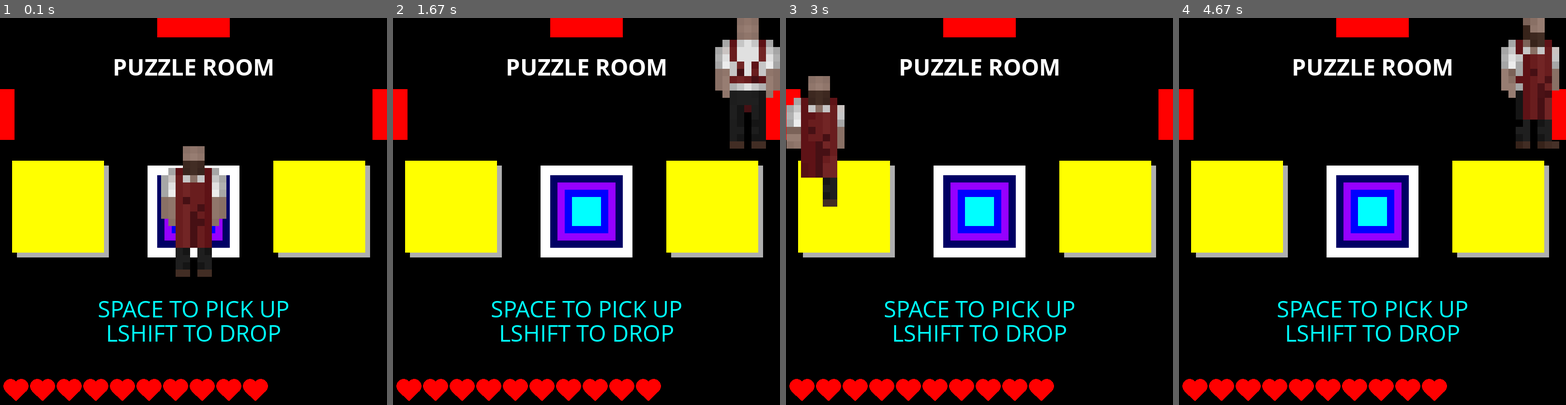
Above: before the commit, frames 1-4 (left to right).
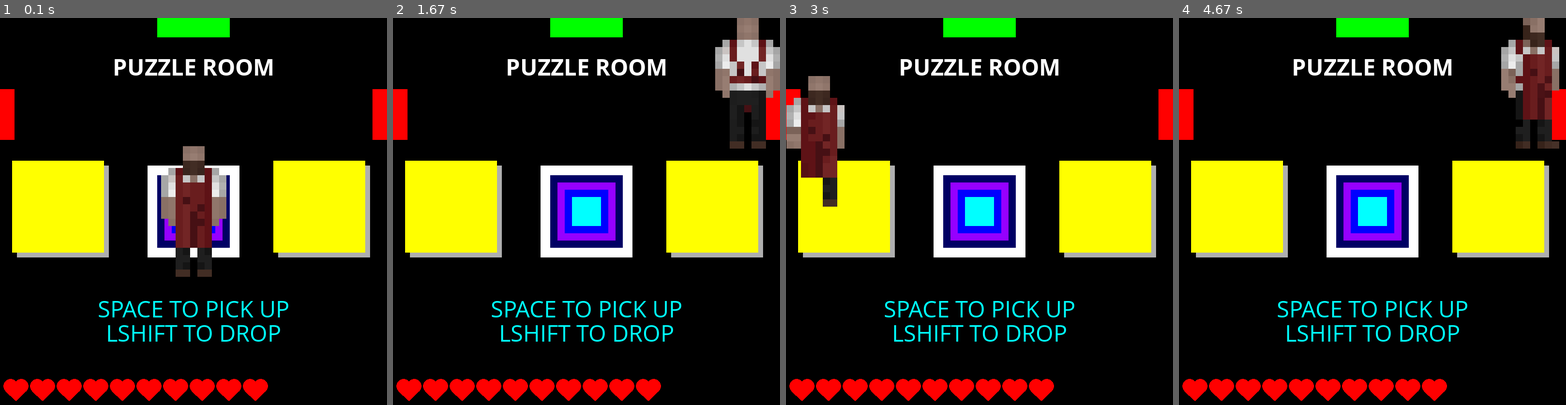
Above: after the commit, the same moments.

Repository: GetInk/useless_magnets
Game: pygame game, started from main.py
Same seed, same stepped clock (60 frames per second), same inputs: the game is played once before the commit and once after it.
Inputs:
- Up to frame 1 (0.1 s): no input
- Up to frame 2 (1.67 s): tap Space at 0.33 s; hold Right 0.67-1.13 s; hold Up 1.17-1.47 s
- Up to frame 3 (3 s): tap Shift at 2 s; hold Left 2.33-2.87 s; hold Down from 2.9 s (still down)
- Up to frame 4 (4.67 s): release Down at 3.2 s; hold Up 3.67-4.03 s; hold Right from 4.07 s (still down)

The runs differ from the first frame. In frame 1, 0.9% of the frame differs, in the area x 40-60%, y 0-5%; in frame 2, 0.9%; in frame 3, 0.9%; in frame 4, 0.9%.

Commit message:
Fixed bugs

Diff:
--- a/main.py
+++ b/main.py
@@ -113,7 +113,7 @@
 movementMod = [0, 0, 0, 0]
 nearestItem = []
 doors = []
-pickableItems = ["item", "pedistalBlock", "door"]
+pickableItems = ["item", "pedistalBlock", "door", "heal"]
 anounceUnlocking = Timer()
 anounceDeath = Timer()
 damageTimer = Timer()
@@ -207,10 +207,24 @@
                                                             pedistalItem.remove(INITEM)
                                             else:
                                                 pedistalItem.remove(inTaken)
-                if isItem != "door":
+                if isItem != "door" and isItem != "heal":
                     doTake = False
                     current.holding += weight
                     current.itemsB.append(takeItem)
+                    for inItemsR in range(0, len(where.itemsR)):
+                        if takeItem == where.itemsR[inItemsR]:
+                            del where.itemsR[inItemsR]
+                            break
+                elif isItem == "heal":
+                    doTake = False
+                    for item in takeItem:
+                        if takeItem[item]["heals"] == "max":
+                            current.HP = current.maxHP
+                        else:
+                            if current.HP+takeItem[item]["heals"] > current.maxHP:
+                                current.HP = current.maxHP
+                            else:
+                                current.HP += takeItem[item]["heals"]
                     for inItemsR in range(0, len(where.itemsR)):
                         if takeItem == where.itemsR[inItemsR]:
                             del where.itemsR[inItemsR]
@@ -792,10 +806,12 @@
                     if Type != "untuchable":
                         if Type != "pedistal" and Type != "PP" and Type != "itemPP":
                             if when == inSorted:
-                                if shape == "squ":
-                                    rect(draw[0], draw[1], draw[2], draw[2], draw[3])
-                                elif shape == "rect":
+                                if shape == "rect":
                                     rect(draw[0], draw[1], draw[2], draw[3], draw[4])
+                                elif shape == "ellipse":
+                                    ellipse(draw[0], draw[1], draw[2], draw[3], draw[4])
+                                elif shape == "heart":
+                                    drawHeart(draw[0], draw[1], draw[2], draw[3])
                                 if Item["type"] == "decor":
                                     if Item["type2"] == "lava":
                                         lavaBubbles = Item["lavaBubbles"]
@@ -816,19 +832,19 @@
                                     pressed = Item["pressed"]
                                     if pressed == False:
                                         rect(draw[0], draw[1], draw[2], draw[2], gray)
-                                        rect(draw[0]-10, draw[1]-10, draw[2], draw[2], draw[3])
+                                        rect(draw[0]-10, draw[1]-10, draw[2], draw[3], draw[4])
                                     else:
-                                        rect(draw[0], draw[1], draw[2], draw[2], draw[3])
+                                        rect(draw[0], draw[1], draw[2], draw[3], draw[4])
                                 else:
-                                    rect(draw[0], draw[1], draw[2], draw[2], draw[3])
+                                    rect(draw[0], draw[1], draw[2], draw[3], draw[4])
                         elif Type == "PP" or Type == "itemPP":
                             if when == inSorted:
                                 pressed = Item["pressed"]
                                 if pressed == False:
-                                    rect(draw[0], draw[1], draw[2], draw[2], gray)
-                                    rect(draw[0]-10, draw[1]-10, draw[2], draw[2], draw[3])
+                                    rect(draw[0], draw[1], draw[3], draw[4], gray)
+                                    rect(draw[0]-10, draw[1]-10, draw[2], draw[3], draw[4])
                                 else:
-                                    rect(draw[0], draw[1], draw[2], draw[2], draw[3])
+                                    rect(draw[0], draw[1], draw[2], draw[3], draw[4])
     # DRAW HEARTS
     for draw in range(0, current.maxHP):
         drawHeart(33+draw*55, 765, 30, red)
--- a/rooms.py
+++ b/rooms.py
@@ -11,7 +11,7 @@
                     "block5":{
                         "name":"Block 5",
                         "type":"pedistalBlock",
-                        "draw":[400, 400, 30, gray, "squ"],
+                        "draw":[400, 400, 30, 30, gray, "rect"],
                         "whenDraw": 5
                     }
                 },
@@ -19,7 +19,7 @@
                     "block4":{
                         "name":"Block 4",
                         "type":"pedistalBlock",
-                        "draw":[400, 400, 60, cian, "squ"],
+                        "draw":[400, 400, 60, 60, cian, "rect"],
                         "whenDraw": 4
                     }
                 },
@@ -27,7 +27,7 @@
                     "block3":{
                         "name":"Block 3",
                         "type":"pedistalBlock",
-                        "draw":[400, 400, 90, blue, "squ"],
+                        "draw":[400, 400, 90, 90, blue, "rect"],
                         "whenDraw": 3
                     }
                 },
@@ -35,7 +35,7 @@
                     "block2":{
                         "name":"Block 2",
                         "type":"pedistalBlock",
-                        "draw":[400, 400, 120, purple, "squ"],
+                        "draw":[400, 400, 120, 120, purple, "rect"],
                         "whenDraw": 2
                     }
                 },
@@ -43,7 +43,7 @@
                     "block1":{
                         "name":"Block 1",
                         "type":"pedistalBlock",
-                        "draw":[400, 400, 150, darkBlue, "squ"],
+                        "draw":[400, 400, 150, 150, darkBlue, "rect"],
                         "whenDraw": 1
                     }
                 },
@@ -51,7 +51,7 @@
                     "pedistal1":{
                         "name":"Pedistal 1",
                         "type":"pedistal",
-                        "draw":[130, 400, 190, yellow, "squ"],
+                        "draw":[130, 400, 190, 190, yellow, "rect"],
                         "whenDraw": 0,
                         "items":[],
                         "pressure":True,
@@ -62,7 +62,7 @@
                     "pedistal2":{
                         "name":"Pedistal 2",
                         "type":"pedistal",
-                        "draw":[400, 400, 190, white, "squ"],
+                        "draw":[400, 400, 190, 190, white, "rect"],
                         "whenDraw": 0,
                         "items":["block1", "block2", "block3", "block4", "block5"],
                         "pressure":True,
@@ -73,7 +73,7 @@
                     "pedistal3":{
                         "name":"Pedistal 3",
                         "type":"pedistal",
-                        "draw":[670, 400, 190, yellow, "squ"],
+                        "draw":[670, 400, 190, 190, yellow, "rect"],
                         "whenDraw": 0,
                         "items":[],
                         "pressure":True,
@@ -106,7 +106,7 @@
                         "type":"door",
                         "draw":[400, 20, 150, 40, red, "rect"],
                         "whenDraw":0,
-                        "open":False,
+                        "open":True,
                         "used":False
                     }
                 }
@@ -136,7 +136,7 @@
                         "ability":"magnet",
                         "conected":"magnet2",
                         "direction":"",
-                        "draw":[400, 400, 45, red, "squ"],
+                        "draw":[400, 400, 45, 45, red, "rect"],
                         "whenDraw":6,
                         "weight":0
                     }
@@ -177,7 +177,7 @@
                         "ability":"magnet",
                         "conected":"magnet1",
                         "direction":"",
-                        "draw":[400, 400, 45, blue, "squ"],
+                        "draw":[400, 400, 45, 45, blue, "rect"],
                         "whenDraw":6,
                         "weight":0
                     }
@@ -241,7 +241,7 @@
                     "pp":{
                         "name":"Pressure Plate",
                         "type":"itemPP",
-                        "draw":[400, 400, 200, yellow, "squ"],
+                        "draw":[400, 400, 200, 200, yellow, "rect"],
                         "pressed":False,
                         "whenDraw":0
                     }
@@ -282,7 +282,7 @@
                         "ability":"key",
                         "unlocks":"DOOR",
                         "weight":0,
-                        "draw":[400, 400, 25, orange, "squ"],
+                        "draw":[400, 400, 25, 25, orange, "rect"],
                         "whenDraw":8
                     }
                 }
@@ -403,6 +403,16 @@
                         "used":False,
                         "whenDraw":0
                     }
+                },
+                {
+                    "heart":{
+                        "name":"Heart",
+                        "type":"heal",
+                        "heals":"max",
+                        "draw":[400, 400, 50, red, "heart"],
+                        "weight":0,
+                        "whenDraw":100
+                    }
                 }
             ],
             "message":[["CONGRADJULATIONS!", yellow, 0, -50, 60, True], ["U DID IT!", yellow, 0, 50, 65, True]],
